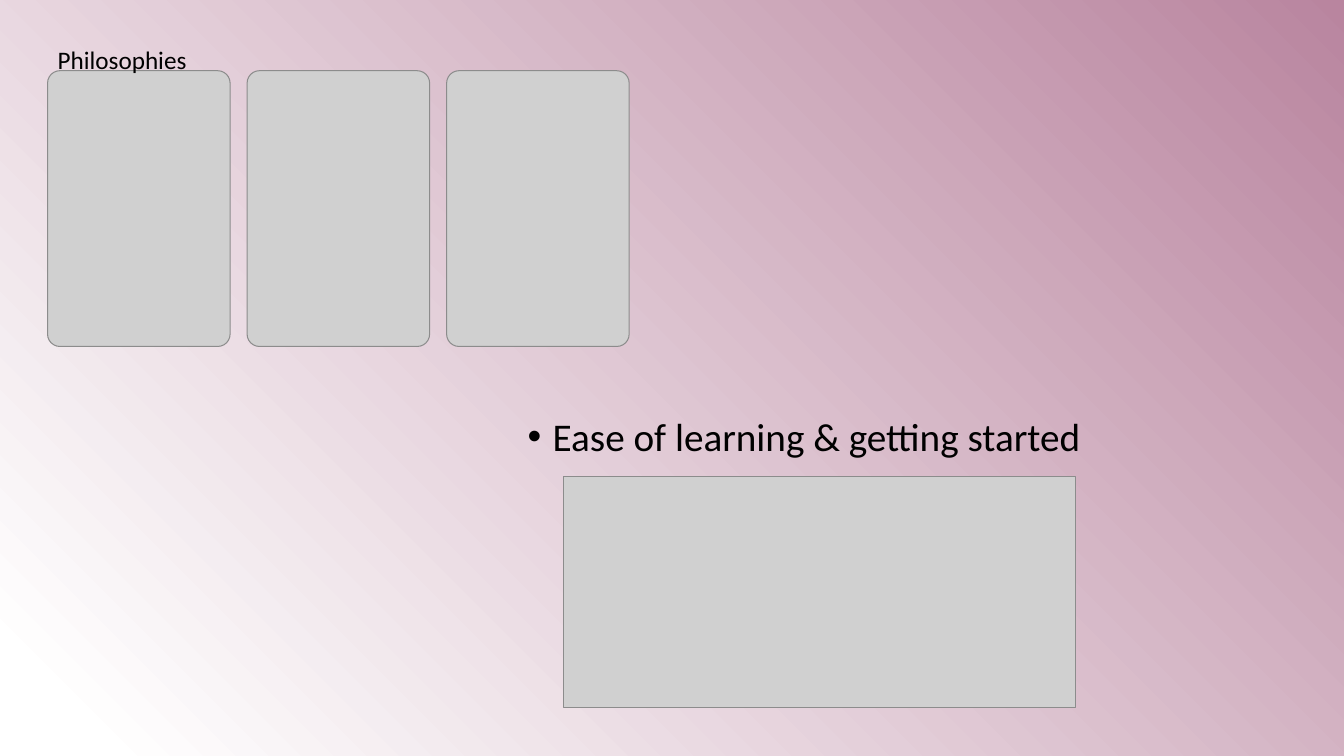
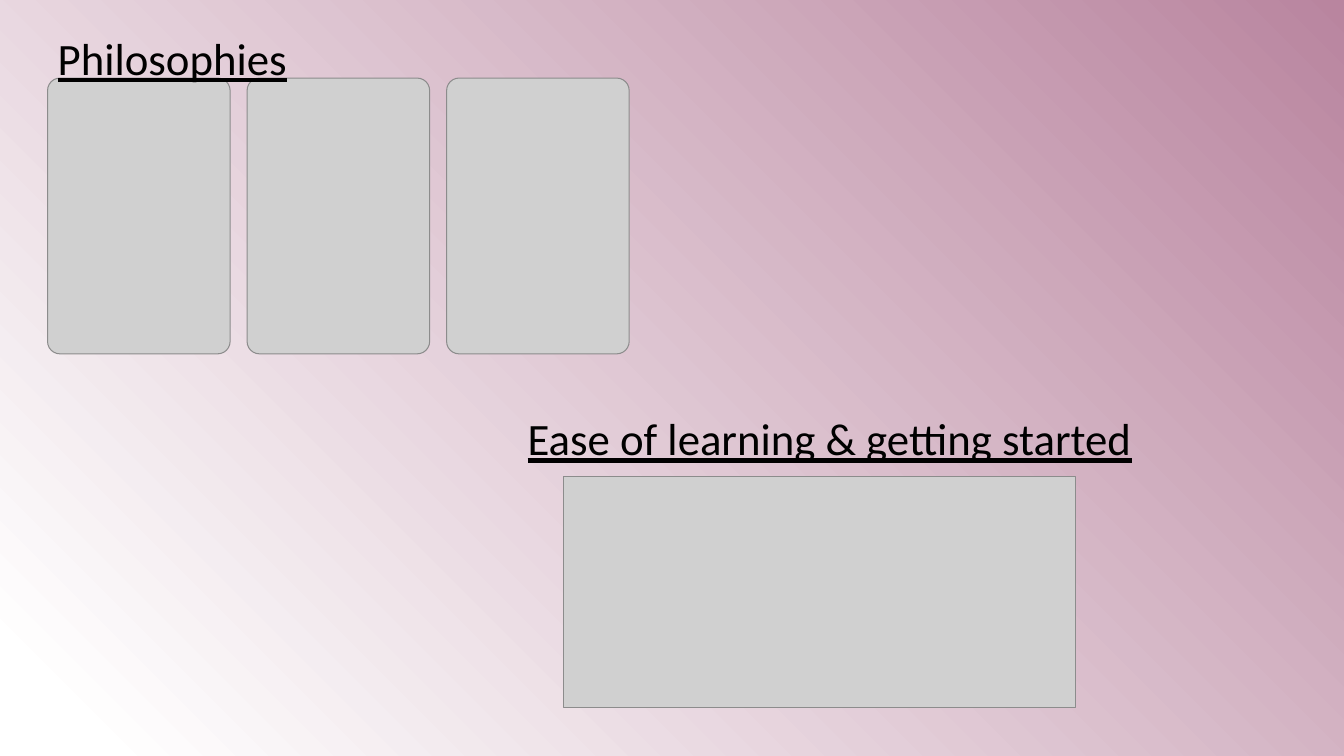
Before and after one commit to nizanf/Flower, a slide deck: slide 7 of src/assets/img/Presentation1 - comparison.pptx. Drawn at 1344x756 pixels with LibreOffice and Linux fonts; fonts in the diff are those of the drawing; grey boxes stand for pictures; background and template pictures are left out. Boxes give left, top, right and bottom in pixels: in the first picture for what was removed or moved away, otherwise in the second. Text is boxed around its words. In the diff, an @@ line names an element or a change of style, - is before the commit and + after.

```diff
--- a/src/assets/img/Presentation1 - comparison.pptx
+++ b/src/assets/img/Presentation1 - comparison.pptx
@@ title "Philosophies" at (x1=58, y1=44, x2=287, y2=87): size 18 to 32 pt, underline on @@
@@ 3 pictures moved together from (x1=47, y1=71, x2=629, y2=347) to (x1=47, y1=79, x2=629, y2=355) @@
@@ text "Ease of learning & getting ..." at (x1=528, y1=424, x2=1131, y2=463): size 28 to 32 pt, underline on; bullet • to none; less space between paragraphs @@
```
Also in this commit, not shown: 7 other slides changed, 2 slides added.
